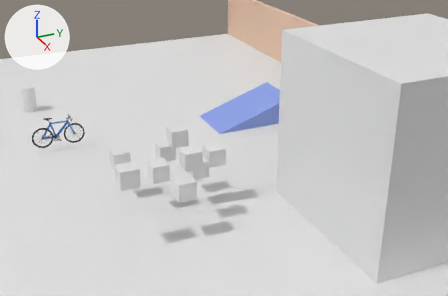
One commit to the Blender file art/bike_game.blend: the scene before it, then after it.
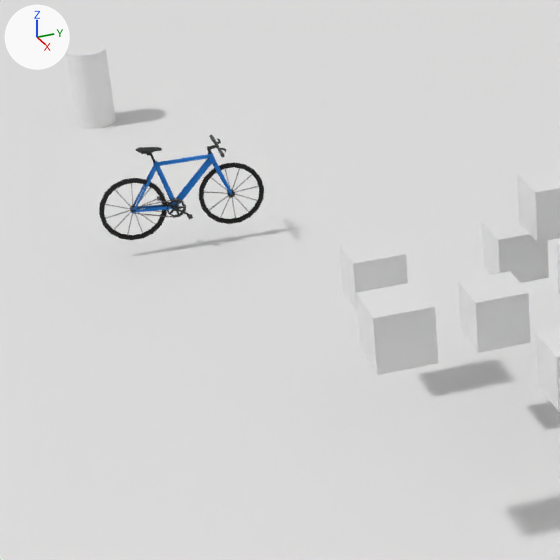
There are two pictures of each version: one from a camera (50 mm lens) standing at (40.76, -5.08, 18.18) and looking at (5.39, 10.84, 0.49), one close up on the part from 0% to 40% of the width and 24% to 85% of the height. Lighting does not change. The marker at upper left points along +X, +Y and +Z.

In view in the first close-up: 'Bike', 'Crate.001', 'Crate.002', 'Crate.003', 'Crate.005', 'Crate.007', 'Crate.009', 'Floor', 'PizzaNpc'.
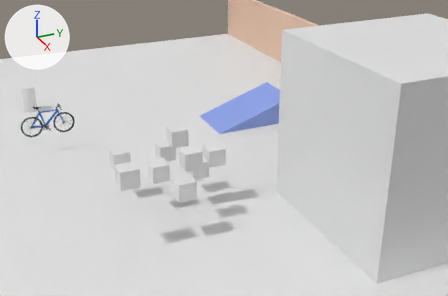
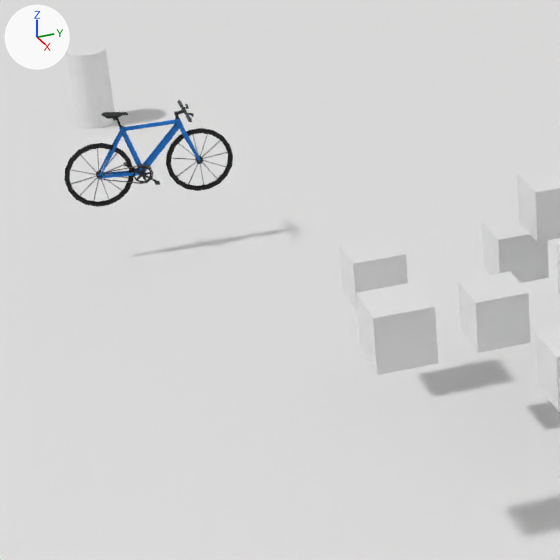
Commit message: Make bike actual view model

Location of each change, [x1, y1, x2, y2] in pixels of the close-ups (560 x 560 px):
'Bike', moved: before [99, 135, 264, 240]; after [64, 100, 233, 207]

The change, as a diff of the scene's bpy script:
```diff
--- a/art/bike_game.blend.py
+++ b/art/bike_game.blend.py
@@ ob_bike @@
 ob_bike = bpy.data.objects.new('Bike', None)
-ob_bike.parent = ob_player
-ob_bike.matrix_parent_inverse = Matrix(((1.0, 0.0, 0.0, 0.0), (0.0, 1.0, 0.0, 0.0), (0.0, 0.0, 1.0, -1.043), (0.0, 0.0, 0.0, 1.0)))
-ob_bike.location = (0.0, 0.713, -2.275)
+ob_bike.parent = ob_playerviewmodel
+ob_bike.location = (0.0, 0.1, -2.4)
 ob_bike.instance_type = 'COLLECTION'
@@ ob_playerviewmodel @@
+ob_playerviewmodel = bpy.data.objects.new('PlayerViewModel', None)
+ob_playerviewmodel.location = (0.0, 0.0, 3.7)
```
